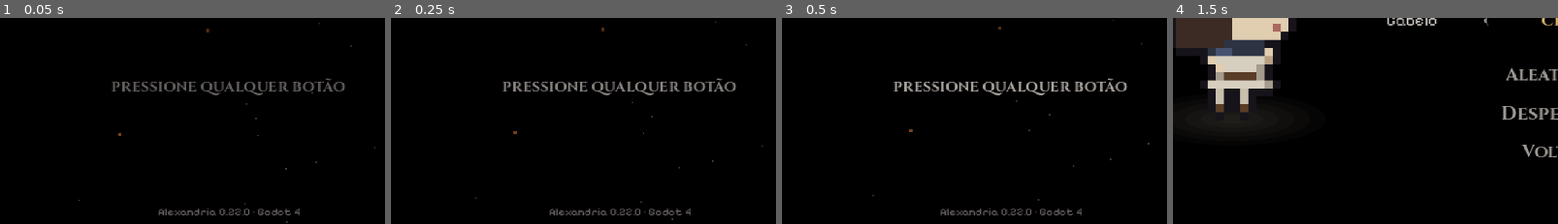
Above: before the commit, frames 1-4 (left to right).
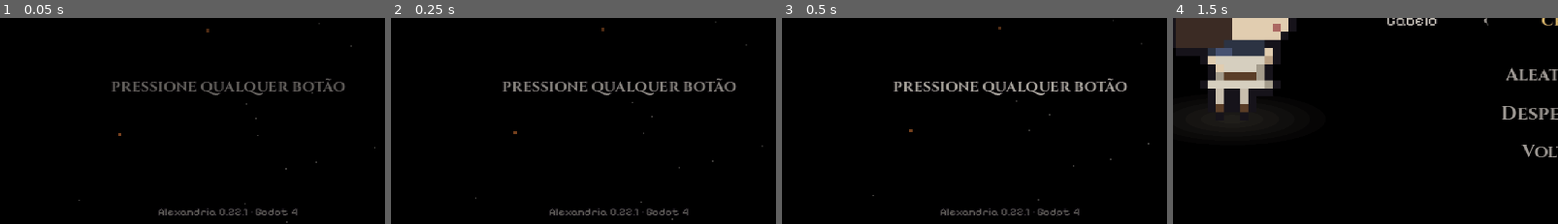
Above: after the commit, the same moments.

Repository: xandeil/alexandria
Game: Godot game, scene res://scenes/ui/title_screen.tscn
The game is run twice, just before and just after one commit, with the same random seed, the same clock (stepped at 60 frames per second) and the same inputs. Sound files missing from this copy of the repository are replaced by a short silence.
Inputs (mouse positions are % of the whole screen's width and height, from its top left):
- Up to frame 1 (0.05 s): no input
- Up to frame 2 (0.25 s): no input
- Up to frame 3 (0.5 s): no input
- Up to frame 4 (1.5 s): tap Enter (ui_accept) at 0.5, 0.77, 1.07 s; move the mouse to (72, 42) at 0.52 s; hold D (move_right) 0.53-1.25 s; hold J (attack) 0.53-1.25 s; click (72, 42) at 0.67 s; drag from (30, 53) to (45, 68) at 1.27 s
The pictures show only the part of the screen within x 21-71%, y 49-99%; the shares and areas given below are measured in that part.

The runs differ from the first frame. In frame 1, 0.3% of the frame differs, in the area x 63-78%, y 92-96%; in frame 2, 0.3%; in frame 3, 0.3%, in the area x 63-78%, y 92-97%; in frame 4, nothing differs.

Commit message:
v0.22.1 Navegacao do menu da Camara no controle e mapa-mundi
- Menu da Camara: vizinhos de foco explicitos (setas passam por todas as Camaras)
- A Camara atual nao recebe foco; abre na primeira Camara de destino
- tools/map: renderiza cada regiao inteira e monta o mapa do mundo

Co-Authored-By: Claude Opus 5.5 <noreply@anthropic.com>
Claude-Session: https://claude.ai/code/session_01HRTGx51Wtg9gpqVr4yQ8NN

Diff:
--- a/project.godot
+++ b/project.godot
@@ -12,7 +12,7 @@
 
 config/name="Alexandria"
 config/description="Soulslike psicológico 2D top-down em pixel art. O Prólogo das Cápsulas, o Teatro Alexandria, a Cidade Estilhaçada (Aldir), o Bosque do Sono Eterno (Nyssa), as Raízes da Fome (Mabel), as Forjas Ocas (Durgan) e Helena Altiva."
-config/version="0.22.0"
+config/version="0.22.1"
 run/main_scene="res://scenes/ui/title_screen.tscn"
 config/quit_on_go_back=false
 config/features=PackedStringArray("4.7", "GL Compatibility")
--- a/scripts/ui/rest_menu.gd
+++ b/scripts/ui/rest_menu.gd
@@ -134,6 +134,42 @@
 		child.queue_free()
 	for info in Game.unlocked_capsules():
 		_grid.add_child(_make_card(info))
+	_link_focus()
+
+
+## Navegação do controle feita À MÃO. Antes, o Godot escolhia o vizinho pela
+## geometria — e o "Levantar" (largo, logo abaixo) "roubava" o direcional:
+## com 2 ou 3 Câmaras numa linha, apertar → pulava para ele em vez da próxima.
+## Regra agora: ←/→ andam entre as Câmaras (dando a volta), ↑/↓ trocam de
+## linha, e de qualquer Câmara da última linha ↓ vai para o "Levantar".
+func _link_focus() -> void:
+	var travel := cards().filter(func(c: Button): return c.focus_mode != Control.FOCUS_NONE)
+	var columns := _grid.columns
+	for i in travel.size():
+		var card: Button = travel[i]
+		var left: Button = travel[posmod(i - 1, travel.size())]
+		var right: Button = travel[posmod(i + 1, travel.size())]
+		card.focus_neighbor_left = card.get_path_to(left)
+		card.focus_neighbor_right = card.get_path_to(right)
+		card.focus_previous = card.get_path_to(left)
+		card.focus_next = card.get_path_to(right)
+		var up: Button = travel[i - columns] if i - columns >= 0 else card
+		var down: Control = travel[i + columns] if i + columns < travel.size() else _leave_button
+		card.focus_neighbor_top = card.get_path_to(up)
+		card.focus_neighbor_bottom = card.get_path_to(down)
+	var first: Control = travel[0] if not travel.is_empty() else _leave_button
+	_leave_button.focus_neighbor_top = _leave_button.get_path_to(first)
+	_leave_button.focus_neighbor_bottom = _leave_button.get_path_to(_leave_button)
+	_leave_button.focus_neighbor_left = _leave_button.get_path_to(_leave_button)
+	_leave_button.focus_neighbor_right = _leave_button.get_path_to(_leave_button)
+
+
+## O que recebe o foco ao abrir: a primeira Câmara para onde dá para ir.
+func _first_focus() -> Control:
+	for card in cards():
+		if card.focus_mode != Control.FOCUS_NONE:
+			return card
+	return _leave_button
 
 
 ## Um "cartão" de Câmara: miniatura + nome. A Câmara em que você está fica marcada.
@@ -160,6 +196,8 @@
 	for state in ["hover", "focus", "hover_pressed"]:
 		card.add_theme_stylebox_override(state, _card_style(true))
 	card.disabled = here  # já está aqui: não viaja para o mesmo lugar
+	if here:
+		card.focus_mode = Control.FOCUS_NONE  # nem dá para selecionar (o controle pula)
 	card.set_meta("scene", scene_path)
 	card.mouse_entered.connect(func():
 		if not card.disabled:
@@ -195,7 +233,7 @@
 	visible = true
 	_time = 0.0
 	_play_descent()
-	_leave_button.grab_focus()
+	_first_focus().grab_focus()
 	var picked: String = await _picked
 	visible = false
 	return picked
--- a/tests/test_runner.gd
+++ b/tests/test_runner.gd
@@ -219,6 +219,7 @@
 		"test_pad_menus_never_stuck",
 		"test_sprint_hold_circle",
 		"test_rest_menu_and_travel",
+		"test_rest_menu_pad_navigation",
 		"test_pad_confirms_menus",
 	]
 	# Filtro opcional: "... test_runner.tscn -- sono vigia" roda só os testes
@@ -4982,3 +4983,40 @@
 	level.queue_free()
 	await frames(2)
 	Game.reset_progress()
+
+
+
+## Bug da v0.22: com menos de 4 Câmaras (uma linha só), o → no controle pulava
+## para o "Levantar" e não dava para escolher as outras.
+func test_rest_menu_pad_navigation() -> void:
+	Game.reset_progress()
+	Game.prologue_done = true
+	for scene in ["cidade", "bosque", "raizes"]:
+		Game.unlock_capsule("res://scenes/world/%s.tscn" % scene)
+	var level := await open_level("res://scenes/world/teatro.tscn", "camara")
+	var menu := level.hud.rest_menu
+	level._on_rest_requested(level.rest_chamber)
+	await wait_for(func(): return menu.visible, 180)
+	await frames(2)
+	var focused := func() -> String:
+		var f := get_viewport().gui_get_focus_owner() as Button
+		return f.get_meta("scene", "levantar") if f else ""
+	check(focused.call() == "res://scenes/world/cidade.tscn", "abre com a primeira Câmara de destino selecionada")
+	check(menu.cards()[0].focus_mode == Control.FOCUS_NONE, "'você está aqui' nem recebe foco")
+	var seen := []
+	for i in 3:
+		await _pad_press(JOY_BUTTON_DPAD_RIGHT)
+		seen.append(focused.call().get_file().get_basename())
+	check(seen == ["bosque", "raizes", "cidade"], "→ passa por TODAS as Câmaras e dá a volta: %s" % [seen])
+	await _pad_press(JOY_BUTTON_DPAD_DOWN)
+	check(focused.call() == "levantar", "↓ vai para o Levantar")
+	await _pad_press(JOY_BUTTON_DPAD_UP)
+	check(focused.call() == "res://scenes/world/cidade.tscn", "↑ volta para as Câmaras")
+	await _pad_press(JOY_BUTTON_DPAD_RIGHT)
+	Game.last_scene_request = ""
+	await _pad_press(JOY_BUTTON_A)
+	check(Game.last_scene_request == "res://scenes/world/bosque.tscn", "✕ viaja para a Câmara escolhida")
+	Game.wake_from_capsule = false
+	level.queue_free()
+	await frames(2)
+	Game.reset_progress()
--- /dev/null
+++ b/tools/map/render_map.gd
@@ -0,0 +1,89 @@
+extends Node
+## Fotografa cada região INTEIRA (o mapa todo, não só o que a câmera mostra) e
+## salva em PNG. Depois, tools/map/compose_world_map.py monta o mapa-múndi.
+##
+## Uso (na raiz do projeto, com tela — xvfb-run no servidor):
+##   godot --path . res://tools/map/render_map.tscn -- --out=PASTA
+##
+## Como funciona: cada fase é carregada dentro de um SubViewport do tamanho do
+## mapa em texto (levels/*.txt × 16 px). Uma câmera nossa mostra tudo; o HUD e
+## a escuridão (CanvasModulate) ficam desligados para o mapa ficar legível.
+
+const REGIONS := ["prologo", "teatro", "cidade", "arena_aldir", "bosque", "arena_nyssa", "raizes", "arena_mabel",
+	"forjas", "arena_durgan", "montanha", "arena_rachel", "dominio", "arena_cassian", "nucleo", "coracao"]
+const TILE := 16
+
+var out_dir := "user://mapa"
+
+
+func _ready() -> void:
+	for arg in OS.get_cmdline_user_args():
+		if arg.begins_with("--out="):
+			out_dir = arg.trim_prefix("--out=")
+	DirAccess.make_dir_recursive_absolute(out_dir)
+	Game.persistence_enabled = false
+	Game.scene_changes_enabled = false
+	Game.reset_progress()
+	Game.prologue_done = true
+	for region in REGIONS:
+		await _render(region)
+	get_tree().quit()
+
+
+func _map_size(region: String) -> Vector2i:
+	var scene := load("res://scenes/world/%s.tscn" % region) as PackedScene
+	var probe := scene.instantiate() as Level
+	var path := probe.layout_file
+	probe.free()
+	var lines := FileAccess.get_file_as_string(path).split("\n")
+	var width := 0
+	var height := 0
+	for line in lines:
+		if line.strip_edges(false, true).is_empty() and height == 0:
+			continue
+		width = maxi(width, line.length())
+		height += 1
+	return Vector2i(width, height) * TILE
+
+
+func _render(region: String) -> void:
+	var size := _map_size(region)
+	var viewport := SubViewport.new()
+	viewport.size = size
+	viewport.render_target_update_mode = SubViewport.UPDATE_ALWAYS
+	viewport.canvas_item_default_texture_filter = Viewport.DEFAULT_CANVAS_ITEM_TEXTURE_FILTER_NEAREST
+	viewport.transparent_bg = false
+	add_child(viewport)
+	Game.pending_spawn = "camara" if region != "coracao" else "inicio"
+	var level := (load("res://scenes/world/%s.tscn" % region) as PackedScene).instantiate() as Level
+	viewport.add_child(level)
+	for i in 20:
+		await get_tree().process_frame
+	# Tudo visível e claro: sem HUD, sem escuridão, sem a câmera que segue o herói.
+	if level.hud:
+		level.hud.visible = false
+		for child in level.hud.get_children():
+			if child is CanvasLayer:
+				(child as CanvasLayer).visible = false
+	for node in level.find_children("*", "CanvasModulate", true, false):
+		(node as CanvasModulate).color = Color(1, 1, 1)
+	for node in level.find_children("*", "CanvasLayer", true, false):
+		(node as CanvasLayer).visible = false
+	var camera := Camera2D.new()
+	camera.anchor_mode = Camera2D.ANCHOR_MODE_FIXED_TOP_LEFT
+	camera.position = Vector2.ZERO
+	camera.limit_left = -100000
+	camera.limit_top = -100000
+	camera.limit_right = 100000
+	camera.limit_bottom = 100000
+	camera.position_smoothing_enabled = false
+	viewport.add_child(camera)
+	camera.make_current()
+	get_tree().paused = false
+	for i in 8:
+		await RenderingServer.frame_post_draw
+	var image := viewport.get_texture().get_image()
+	image.save_png(out_dir.path_join("%s.png" % region))
+	print("mapa: %s %dx%d" % [region, size.x, size.y])
+	viewport.queue_free()
+	await get_tree().process_frame
--- /dev/null
+++ b/tools/map/render_map.tscn
@@ -0,0 +1,6 @@
+[gd_scene load_steps=2 format=3]
+
+[ext_resource type="Script" path="res://tools/map/render_map.gd" id="1"]
+
+[node name="RenderMap" type="Node"]
+script = ExtResource("1")
Not shown, changed: export_presets.cfg
Not shown, changed: README.md
Not shown, added: tools/map/compose_world_map.py
